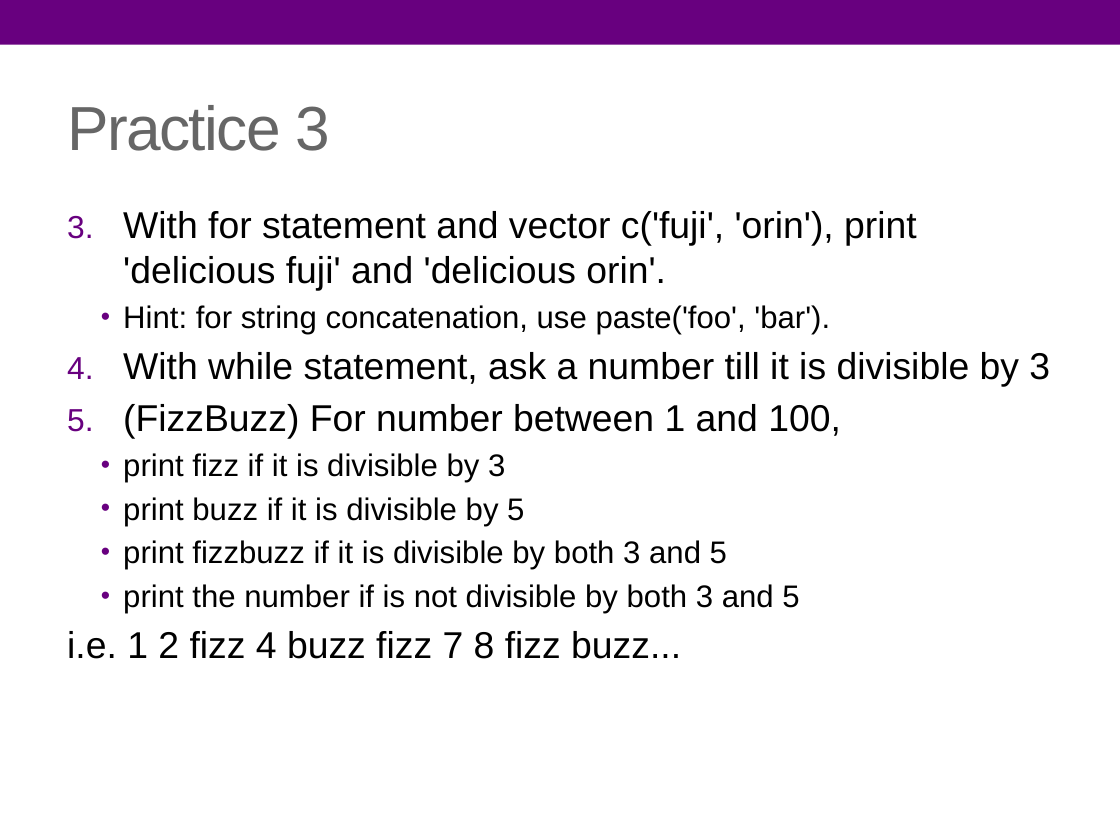
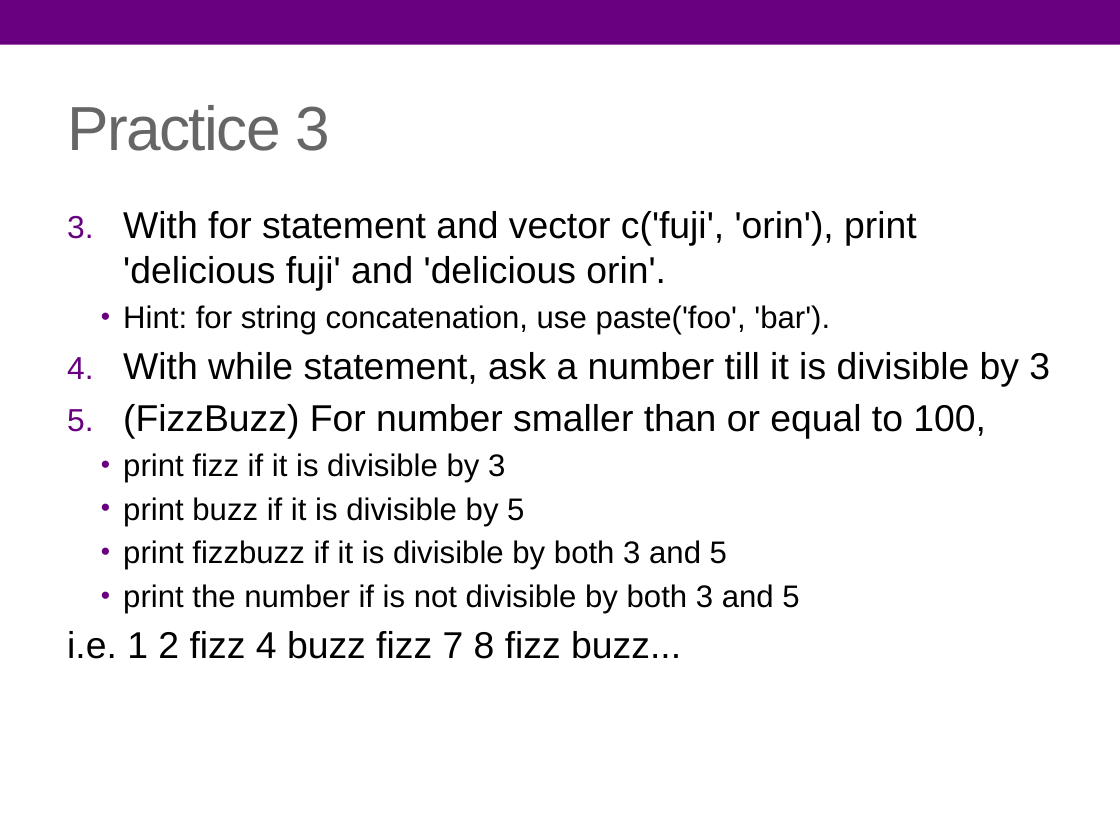
Before and after one commit to arity-r/pRactice, a slide deck: slide 16 of pRactice.pptx. Drawn at 1120x840 pixels with LibreOffice and Linux fonts; fonts in the diff are those of the drawing. Boxes give left, top, right and bottom in pixels: in the first picture for what was removed or moved away, otherwise in the second. Text is boxed around its words. In the diff, an @@ line names an element or a change of style, - is before the commit and + after.

```diff
--- a/pRactice.pptx
+++ b/pRactice.pptx
@@ text at [123, 404, 986, 439]: text changed @@
-5. (FizzBuzz) For number between 1 and 100,
+5. (FizzBuzz) For number smaller than or equal to 100,
```
Also in this commit, not shown: 1 other slide changed, 2 other files.
